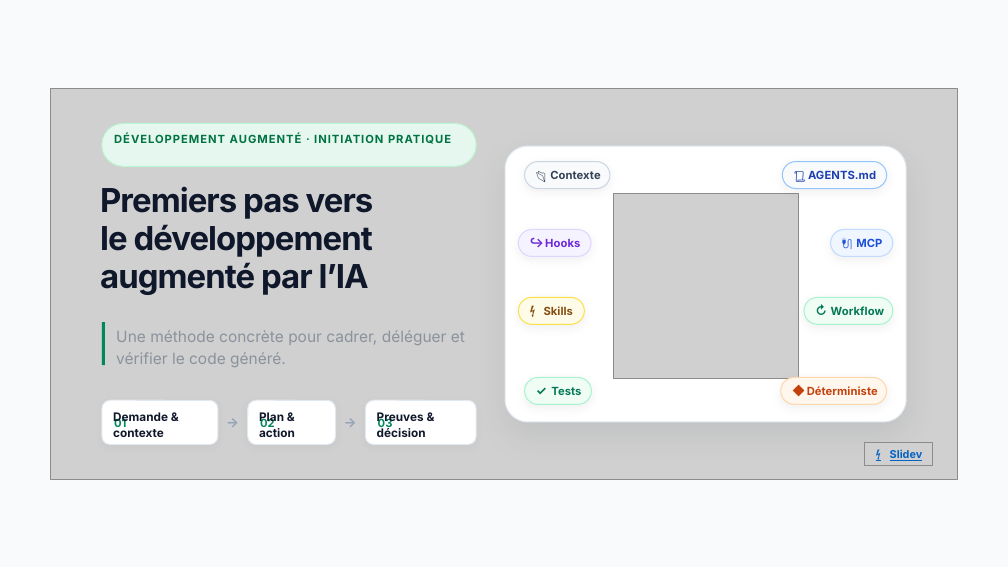
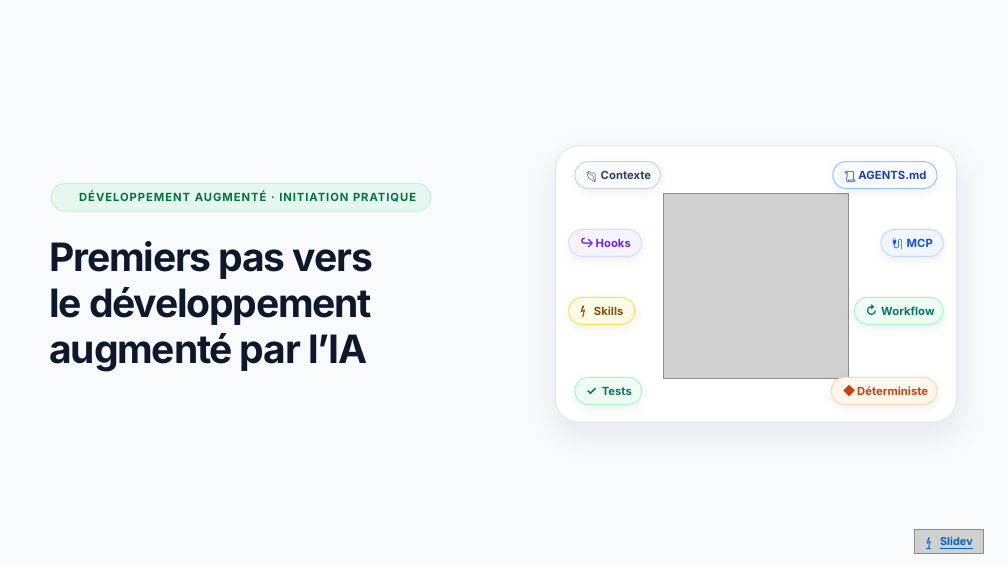
Before and after one commit to waewoo/ai-augmented-development-demo, a slide deck: slide 1 of presentation/exports/presentation-editable.pptx. Drawn at 1008x567 pixels with LibreOffice and Linux fonts; fonts in the diff are those of the drawing; grey boxes stand for pictures; background and template pictures are left out. Boxes give left, top, right and bottom in pixels: in the first picture for what was removed or moved away, otherwise in the second. Text is boxed around its words. In the diff, an @@ line names an element or a change of style, - is before the commit and + after.

```diff
--- a/presentation/exports/presentation-editable.pptx
+++ b/presentation/exports/presentation-editable.pptx
@@ picture removed at (x1=50, y1=89, x2=958, y2=480) @@
@@ rounded rectangle resized from (x1=102, y1=123, x2=476, y2=166) to (x1=51, y1=184, x2=430, y2=211) @@
@@ text "DÉVELOPPEMENT AUGMENTÉ · INITIATION PRATIQUE" moved from (x1=114, y1=134, x2=451, y2=144) to (x1=79, y1=192, x2=416, y2=202) @@
@@ text "DÉVELOPPEMENT AUGMENTÉ · INITIATION PRATIQUE" at (x1=79, y1=192, x2=416, y2=202): line spacing 11.1pt to 1 @@
@@ text "Premiers pas vers le développement ..." moved from (x1=100, y1=186, x2=374, y2=295) to (x1=49, y1=241, x2=373, y2=371) @@
@@ text "Premiers pas vers le développement ..." at (x1=49, y1=241, x2=373, y2=371): size 24 to 28.5 pt, letter spacing -0.7 to -0.8 pt; line spacing 27.8pt to 33.6pt @@
@@ rectangle removed at (x1=102, y1=322, x2=105, y2=365) @@
@@ 16 texts, 9 rounded rectangles, 1 picture moved together from (x1=504, y1=146, x2=905, y2=422) to (x1=555, y1=146, x2=956, y2=422) @@
@@ text removed at (x1=116, y1=330, x2=465, y2=367) @@
-Une méthode concrète pour cadrer, déléguer et vérifier le code généré.
@@ rounded rectangle removed at (x1=102, y1=400, x2=218, y2=444) @@
@@ text removed at (x1=113, y1=412, x2=168, y2=437) @@
-Demande & contexte
@@ text removed at (x1=114, y1=417, x2=126, y2=430) @@
-01
@@ text removed at (x1=226, y1=414, x2=252, y2=429) @@
-→
@@ rounded rectangle removed at (x1=248, y1=400, x2=336, y2=444) @@
@@ text removed at (x1=259, y1=411, x2=295, y2=437) @@
-Plan & action
@@ text removed at (x1=260, y1=417, x2=275, y2=430) @@
-02
@@ text removed at (x1=344, y1=414, x2=369, y2=429) @@
-→
@@ rounded rectangle removed at (x1=365, y1=400, x2=476, y2=444) @@
@@ text removed at (x1=377, y1=412, x2=426, y2=437) @@
-Preuves & décision
@@ text removed at (x1=378, y1=417, x2=393, y2=430) @@
-03
@@ picture removed at (x1=864, y1=442, x2=932, y2=465) @@
@@ picture added at (x1=914, y1=529, x2=982, y2=553) @@
@@ text "⚡" moved from (x1=876, y1=447, x2=896, y2=459) to (x1=926, y1=535, x2=947, y2=547) @@
@@ text "Slidev" moved from (x1=890, y1=450, x2=923, y2=461) to (x1=940, y1=537, x2=973, y2=545) @@
```
Also in this commit, not shown: 14 other slides changed, 3 slides added, 8 slides removed, 39 other files.
